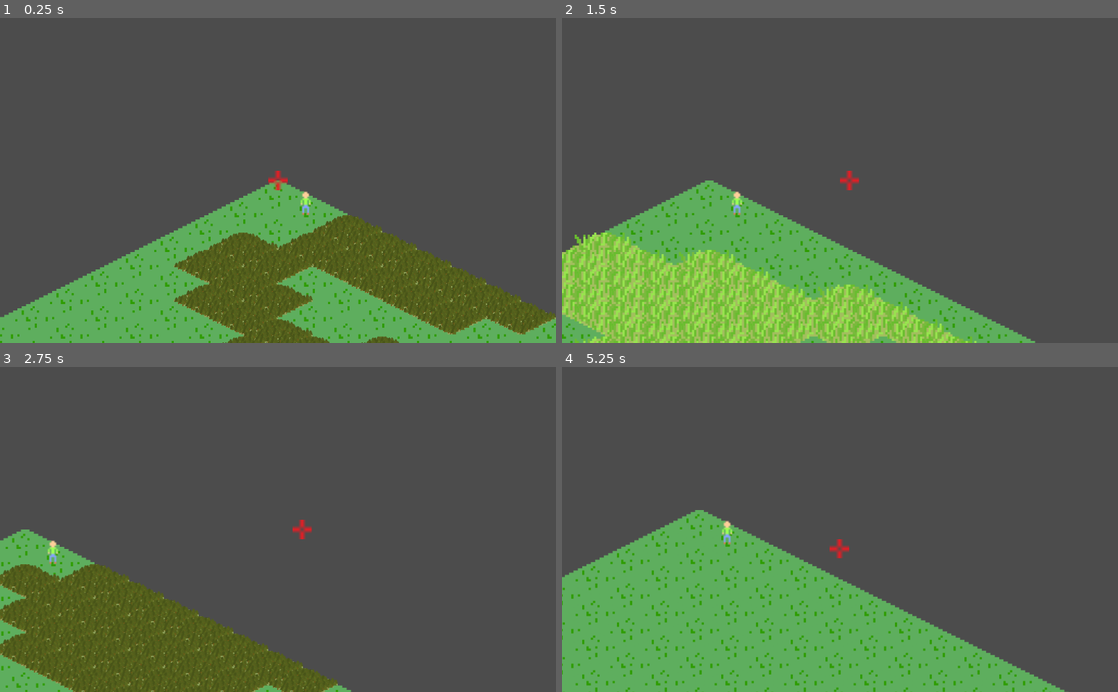
Above: before the commit, frames 1-4 (two rows, left to right).
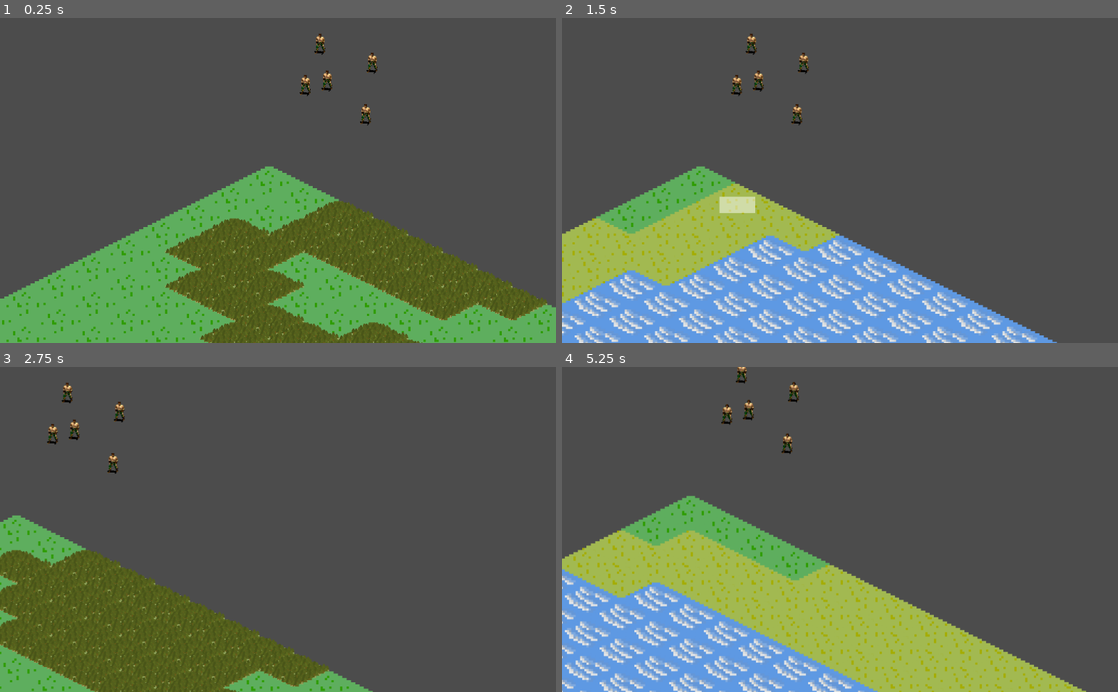
Above: after the commit, the same moments.

Repository: petervanderhook/IsometricTerrainGenerator
Game: Godot game, scene res://scenes/RootScene.tscn
Two runs of this game, one before a commit and one after it. Both use one fixed random seed, a clock stepped at 60 frames per second and the inputs below.
Inputs (mouse positions are in pixels of both pictures, inside the frame that each line leads up to):
- Up to frame 1 (0.25 s): no input
- Up to frame 2 (1.5 s): move the mouse to (962, 164) at 0.52 s; hold D (right) 0.53-1.25 s; click (962, 164) at 0.6 s; tap Space (space) at 0.8 s; drag from (728, 196) to (812, 245) at 1.27 s
- Up to frame 3 (2.75 s): move the mouse to (333, 458) at 2.02 s; hold D (right) from 2.03 s (still down); click (333, 458) at 2.1 s; tap Space (space) at 2.3 s
- Up to frame 4 (5.25 s): release D (right) at 2.75 s; drag from (812, 594) to (673, 480) at 2.77 s; move the mouse to (1006, 578) at 3.52 s; hold A (left) 3.53-4.25 s; tap ` (tilda) at 3.6 s; click (1006, 578) at 3.67 s; tap Space (space) at 3.8 s; drag from (673, 480) to (756, 448) at 4.27 s; move the mouse to (867, 529) at 5.02 s; hold S (down) from 5.03 s (still down); tap Mouse wheel up (wheel_up) at 5.1 s; click (867, 529) at 5.17 s

The runs differ from the first frame. In frame 1, 13% of the frame differs, in the area x 0-100%, y 4-100%; in frame 2, 28%; in frame 3, 6.2%; in frame 4, 32%, in the area x 0-95%, y 0-100%.

Commit message:
RTS game

Diff:
--- /dev/null
+++ b/models/citizen/BasicUnit.gd
@@ -0,0 +1,37 @@
+extends KinematicBody2D
+
+# Constants
+const IS_UNIT = true
+const IS_BUILDING = false
+
+# ONready Vars
+onready var navigator = get_parent().get_parent()
+onready var user_selected_light = $UserSelected
+
+
+
+
+var path := PoolVector2Array()
+var selected = false
+
+# Called when the node enters the scene tree for the first time.
+func _ready():
+	unselect()
+
+
+# Called every frame. 'delta' is the elapsed time since the previous frame.
+func _process(delta):
+	if Input.is_action_just_pressed("right_click") and selected:
+		print("Clicked")
+		var mouse_pos = get_global_mouse_position()
+		var current_pos = global_position
+		print(current_pos, mouse_pos)
+
+
+func select():
+	selected = true
+	user_selected_light.visible = true
+
+func unselect():
+	selected = false
+	user_selected_light.visible = false
--- /dev/null
+++ b/models/citizen/Player.tscn
@@ -0,0 +1,50 @@
+[gd_scene load_steps=20 format=2]
+
+[ext_resource path="res://models/citizen/New folder/7.png" type="Texture" id=1]
+[ext_resource path="res://models/citizen/BasicUnit.gd" type="Script" id=2]
+[ext_resource path="res://models/citizen/New folder/1.png" type="Texture" id=3]
+[ext_resource path="res://models/citizen/New folder/8.png" type="Texture" id=4]
+[ext_resource path="res://models/citizen/New folder/3.png" type="Texture" id=5]
+[ext_resource path="res://models/citizen/New folder/9.png" type="Texture" id=6]
+[ext_resource path="res://models/citizen/New folder/4.png" type="Texture" id=7]
+[ext_resource path="res://models/citizen/New folder/2.png" type="Texture" id=8]
+[ext_resource path="res://models/citizen/New folder/6.png" type="Texture" id=9]
+[ext_resource path="res://models/citizen/New folder/5.png" type="Texture" id=10]
+[ext_resource path="res://models/citizen/New folder/11.png" type="Texture" id=11]
+[ext_resource path="res://models/citizen/New folder/10.png" type="Texture" id=12]
+[ext_resource path="res://models/citizen/New folder/14.png" type="Texture" id=13]
+[ext_resource path="res://models/citizen/New folder/12.png" type="Texture" id=14]
+[ext_resource path="res://models/citizen/New folder/15.png" type="Texture" id=15]
+[ext_resource path="res://models/citizen/New folder/13.png" type="Texture" id=16]
+
+[sub_resource type="CircleShape2D" id=4]
+
+[sub_resource type="SphereMesh" id=3]
+
+[sub_resource type="SpriteFrames" id=2]
+animations = [ {
+"frames": [ ExtResource( 3 ), ExtResource( 8 ), ExtResource( 5 ), ExtResource( 7 ), ExtResource( 10 ), ExtResource( 9 ), ExtResource( 1 ), ExtResource( 4 ), ExtResource( 6 ), ExtResource( 12 ), ExtResource( 11 ), ExtResource( 14 ), ExtResource( 16 ), ExtResource( 13 ), ExtResource( 15 ), ExtResource( 15 ) ],
+"loop": true,
+"name": "default",
+"speed": 12.0
+} ]
+
+[node name="Unit" type="KinematicBody2D"]
+collision_layer = 2
+script = ExtResource( 2 )
+
+[node name="CollisionShape2D" type="CollisionShape2D" parent="."]
+position = Vector2( 0, -4 )
+shape = SubResource( 4 )
+
+[node name="UserSelected" type="MeshInstance2D" parent="."]
+modulate = Color( 0.192157, 0.223529, 1, 1 )
+position = Vector2( 0, -4 )
+scale = Vector2( 11.0122, 10.5054 )
+mesh = SubResource( 3 )
+
+[node name="AnimatedSprite" type="AnimatedSprite" parent="."]
+position = Vector2( 0, -21 )
+frames = SubResource( 2 )
+frame = 13
+playing = true
--- a/models/player/BasicUnit.gd
+++ /dev/null
@@ -1,20 +0,0 @@
-extends KinematicBody2D
-var selected = false
-
-# Declare member variables here. Examples:
-# var a = 2
-# var b = "text"
-
-
-
-# Called when the node enters the scene tree for the first time.
-func _ready():
-	selected = true
-
-
-# Called every frame. 'delta' is the elapsed time since the previous frame.
-func _process(delta):
-	if Input.is_action_just_pressed("right_click"):
-		print(position)
-		var mouse_pos = get_global_mouse_position()
-		print(mouse_pos)
--- a/models/player/Player.tscn
+++ /dev/null
@@ -1,20 +0,0 @@
-[gd_scene load_steps=4 format=2]
-
-[ext_resource path="res://models/player/player.png" type="Texture" id=1]
-[ext_resource path="res://models/player/BasicUnit.gd" type="Script" id=2]
-
-[sub_resource type="CircleShape2D" id=1]
-
-[node name="Unit" type="KinematicBody2D"]
-script = ExtResource( 2 )
-
-[node name="Player" type="Sprite" parent="."]
-position = Vector2( 0, -22 )
-scale = Vector2( 3, 3 )
-texture = ExtResource( 1 )
-
-[node name="CollisionShape2D" type="CollisionShape2D" parent="."]
-position = Vector2( 0, -4 )
-shape = SubResource( 1 )
-
-[node name="Navigation2D" type="Navigation2D" parent="."]
--- a/scenes/RootScene.tscn
+++ b/scenes/RootScene.tscn
@@ -1,11 +1,13 @@
-[gd_scene load_steps=17 format=2]
+[gd_scene load_steps=19 format=2]
 
 [ext_resource path="res://tiles/resources/world-tiles.tres" type="TileSet" id=1]
 [ext_resource path="res://scripts/TileMapManager.gd" type="Script" id=2]
 [ext_resource path="res://scripts/CameraScrollManual.gd" type="Script" id=3]
 [ext_resource path="res://models/crosshair/crosshair.png" type="Texture" id=4]
 [ext_resource path="res://scenes/RemoveLetters.gd" type="Script" id=5]
-[ext_resource path="res://models/player/Player.tscn" type="PackedScene" id=6]
+[ext_resource path="res://models/citizen/Player.tscn" type="PackedScene" id=6]
+[ext_resource path="res://scripts/InGameManager.gd" type="Script" id=7]
+[ext_resource path="res://scripts/DrawSelectionBox.gd" type="Script" id=8]
 
 [sub_resource type="OpenSimplexNoise" id=1]
 seed = 1470
@@ -53,9 +55,35 @@
 [sub_resource type="NoiseTexture" id=8]
 noise = SubResource( 7 )
 
-[node name="Node2D" type="Node2D"]
+[node name="Root" type="Node2D"]
+script = ExtResource( 7 )
 
-[node name="TileMap" type="TileMap" parent="."]
+[node name="Units" type="YSort" parent="."]
+
+[node name="Unit" parent="Units" instance=ExtResource( 6 )]
+position = Vector2( 77, -232 )
+collision_layer = 1
+
+[node name="Unit2" parent="Units" instance=ExtResource( 6 )]
+position = Vector2( 173, -197 )
+collision_layer = 1
+
+[node name="Unit3" parent="Units" instance=ExtResource( 6 )]
+position = Vector2( 90, -164 )
+collision_layer = 1
+
+[node name="Unit4" parent="Units" instance=ExtResource( 6 )]
+position = Vector2( 50, -156 )
+collision_layer = 1
+
+[node name="Unit5" parent="Units" instance=ExtResource( 6 )]
+position = Vector2( 161, -102 )
+collision_layer = 1
+
+[node name="ActiveGame" type="Node2D" parent="."]
+
+[node name="TileMap" type="TileMap" parent="ActiveGame"]
+position = Vector2( -16, -26 )
 mode = 1
 tile_set = ExtResource( 1 )
 cell_size = Vector2( 128, 64 )
@@ -63,59 +91,60 @@
 format = 1
 script = ExtResource( 2 )
 
-[node name="Camera Follow" type="Position2D" parent="."]
+[node name="Camera Follow" type="Position2D" parent="ActiveGame"]
+visible = false
 
-[node name="Sprite" type="Sprite" parent="Camera Follow"]
+[node name="Sprite" type="Sprite" parent="ActiveGame/Camera Follow"]
 scale = Vector2( 7.1, 7.1 )
 texture = ExtResource( 4 )
 
-[node name="Camera2D" type="Camera2D" parent="."]
+[node name="Camera2D" type="Camera2D" parent="ActiveGame"]
 rotating = true
 current = true
 script = ExtResource( 3 )
 
-[node name="Interface" type="Control" parent="Camera2D"]
+[node name="Interface" type="Control" parent="ActiveGame/Camera2D"]
 visible = false
 margin_left = -513.0
 margin_top = -302.0
 margin_right = -359.0
 margin_bottom = -278.0
 
-[node name="textinput" type="TextEdit" parent="Camera2D/Interface"]
+[node name="textinput" type="TextEdit" parent="ActiveGame/Camera2D/Interface"]
 margin_right = 189.0
 margin_bottom = 24.0
 text = "12141249124"
 script = ExtResource( 5 )
 
-[node name="Node2D" parent="." instance=ExtResource( 6 )]
-position = Vector2( 51, 64 )
+[node name="PerlinNoise" type="Node" parent="ActiveGame"]
 
-[node name="PerlinNoise" type="Node" parent="."]
-
-[node name="PerlinTerrain" type="Sprite" parent="PerlinNoise"]
+[node name="PerlinTerrain" type="Sprite" parent="ActiveGame/PerlinNoise"]
 visible = false
 position = Vector2( 510.75, 298.75 )
 scale = Vector2( 1.99316, 1.16504 )
 texture = SubResource( 2 )
 
-[node name="PerlinFields" type="Sprite" parent="PerlinNoise"]
+[node name="PerlinFields" type="Sprite" parent="ActiveGame/PerlinNoise"]
 visible = false
 position = Vector2( 776, 242 )
 texture = SubResource( 10 )
 
-[node name="PerlinTrees" type="Sprite" parent="PerlinNoise"]
+[node name="PerlinTrees" type="Sprite" parent="ActiveGame/PerlinNoise"]
 visible = false
 position = Vector2( 255, 256 )
 texture = SubResource( 4 )
 
-[node name="PerlinRivers" type="Sprite" parent="PerlinNoise"]
+[node name="PerlinRivers" type="Sprite" parent="ActiveGame/PerlinNoise"]
 visible = false
 position = Vector2( 454, 390 )
 scale = Vector2( 1.76953, 1.52344 )
 texture = SubResource( 6 )
 
-[node name="PerlinRocks" type="Sprite" parent="PerlinNoise"]
+[node name="PerlinRocks" type="Sprite" parent="ActiveGame/PerlinNoise"]
 visible = false
 position = Vector2( 454.5, 392.5 )
 scale = Vector2( 1.77148, 1.51367 )
 texture = SubResource( 8 )
+
+[node name="SelectNode" type="Node2D" parent="."]
+script = ExtResource( 8 )
--- /dev/null
+++ b/scripts/DrawSelectionBox.gd
@@ -0,0 +1,30 @@
+extends Node2D
+
+var drag_start = Vector2.ZERO
+var drag_end = Vector2.ZERO
+var dragging = false
+# Declare member variables here. Examples:
+# var a = 2
+# var b = "text"
+
+
+# Called when the node enters the scene tree for the first time.
+func _ready():
+	pass # Replace with function body.
+
+
+# Called every frame. 'delta' is the elapsed time since the previous frame.
+#func _process(delta):
+#	pass
+
+func _draw():
+	if dragging:
+		#print("Drawing from: ", drag_start, " to: ", drag_end - drag_start)
+		draw_rect(Rect2(drag_start, drag_end - drag_start), Color(1, 1, 1, .5), true)
+
+
+func update_status(start, end, drag):
+	drag_start = start
+	drag_end = end
+	dragging = drag
+	update()
--- /dev/null
+++ b/scripts/InGameManager.gd
@@ -0,0 +1,63 @@
+extends Node2D
+
+var dragging = false
+var selected = []
+var drag_start = Vector2.ZERO
+var select_rect = RectangleShape2D.new()
+const terrain_ids = [1358, 1374]
+
+onready var select_draw = find_node("SelectNode")
+
+# Declare member variables here. Examples:
+# var a = 2
+# var b = "text"
+
+
+# Called when the node enters the scene tree for the first time.
+func _ready():
+	pass # Replace with function body.
+
+
+# Called every frame. 'delta' is the elapsed time since the previous frame.
+func _process(delta):
+	pass
+
+func _unhandled_input(event):
+	if event is InputEventMouseButton and event.button_index == BUTTON_LEFT:
+		# Just clicked the button, potentially start dragging.
+		if event.pressed:
+			for unit in selected:
+				if not unit.collider in $Units.get_children():
+					continue
+				unit.collider.unselect()
+			selected = []
+			drag_start = get_global_mouse_position()
+			dragging = true
+		elif dragging:
+			dragging = false
+			var drag_end = get_global_mouse_position()
+			select_draw.update_status(drag_start, drag_end, dragging)
+			select_rect.extents = (drag_end - drag_start) / 2
+			var space = get_world_2d().direct_space_state
+			var space_query = Physics2DShapeQueryParameters.new()
+			space_query.set_shape(select_rect)
+			space_query.transform = Transform2D(0, (drag_end + drag_start)/2)
+			print("S: ", drag_start, " E:", drag_end)
+			print((select_rect.get_extents()[0]*2), " ", (select_rect.get_extents()[1]*2))
+			selected = space.intersect_shape(space_query)
+			var updated_selected = []
+			print ($Units.get_children())
+			for unit in selected:
+				if not unit.collider in $Units.get_children():
+					continue
+				print(unit.collider_id, unit)
+				if unit.collider.IS_UNIT:
+					unit.collider.select()
+				updated_selected.append(unit)
+			selected = updated_selected
+
+	if dragging:
+		#print("Dragging")
+		if event is InputEventMouseMotion:
+			#print("Moving")
+			select_draw.update_status(drag_start, get_global_mouse_position(), dragging)
--- a/scripts/TileMapManager.gd
+++ b/scripts/TileMapManager.gd
@@ -111,7 +111,7 @@
 	time = 0
 	time_to_wait = 0.0
 	rng.randomize()
-	seed_input = get_parent().find_node("textinput")
+	seed_input =get_parent().find_node("textinput")
 	seed_input.text = str(global_seed)
 	init_world()
 
@@ -189,13 +189,13 @@
 	var valid_rock_tile
 	var valid_fish_tile
 	var valid_field_tile
-	if value < -0.55:
+	if value < -0.15:
 		tile_num = 1
-		if value < -0.6:
+		if value < -0.3:
 			tile_num = 0
 	else:
 		tile_num = 2
-		if value > -0.5:
+		if value > -0.05:
 			valid_rock_tile = true
 			valid_field_tile = true
 			valid_tree_tile = true
--- a/tiles/resources/world-tiles.tres
+++ b/tiles/resources/world-tiles.tres
@@ -15,17 +15,33 @@
 [sub_resource type="ConvexPolygonShape2D" id=2]
 points = PoolVector2Array( 128, 32, 64, 64, 0, 32, 64, 0, 64, 0 )
 
+[sub_resource type="NavigationPolygon" id=8]
+vertices = PoolVector2Array( 64, 0, 64, 0, 0, 32, 64, 64, 128, 32 )
+polygons = [ PoolIntArray( 0, 1, 2, 3, 4 ) ]
+
 [sub_resource type="ConvexPolygonShape2D" id=3]
 points = PoolVector2Array( 128, 32, 64, 64, 0, 32, 64, 0, 64, 0 )
 
+[sub_resource type="NavigationPolygon" id=9]
+vertices = PoolVector2Array( 64, 0, 64, 0, 0, 32, 64, 64, 128, 32 )
+polygons = [ PoolIntArray( 0, 1, 2, 3, 4 ) ]
+
 [sub_resource type="ConvexPolygonShape2D" id=4]
 points = PoolVector2Array( 128, 32, 64, 64, 0, 32, 64, 0, 64, 0 )
+
+[sub_resource type="NavigationPolygon" id=10]
+vertices = PoolVector2Array( 64, 0, 64, 0, 0, 32, 64, 64, 128, 32 )
+polygons = [ PoolIntArray( 0, 1, 2, 3, 4 ) ]
 
 [sub_resource type="ConvexPolygonShape2D" id=5]
 points = PoolVector2Array( 64, 0, 128, 32, 64, 64, 0, 32, 64, 0, 64, 0 )
 
 [sub_resource type="ConvexPolygonShape2D" id=6]
 points = PoolVector2Array( 64, 0, 128, 32, 64, 64, 0, 32, 64, 0, 64, 0 )
+
+[sub_resource type="NavigationPolygon" id=11]
+vertices = PoolVector2Array( 64, 0, 64, 0, 0, 32, 64, 64, 128, 32 )
+polygons = [ PoolIntArray( 0, 1, 2, 3, 4 ) ]
 
 [sub_resource type="ConvexPolygonShape2D" id=7]
 points = PoolVector2Array( 128, 32, 64, 64, 0, 32, 64, 0, 64, 0 )
@@ -81,6 +97,7 @@
 2/tile_mode = 0
 2/occluder_offset = Vector2( 64, 64 )
 2/navigation_offset = Vector2( 64, 64 )
+2/navigation = SubResource( 8 )
 2/shape_offset = Vector2( 0, 0 )
 2/shape_transform = Transform2D( 1, 0, 0, 1, 0, 0 )
 2/shape = SubResource( 3 )
@@ -102,6 +119,7 @@
 3/tile_mode = 0
 3/occluder_offset = Vector2( 64, 64 )
 3/navigation_offset = Vector2( 64, 64 )
+3/navigation = SubResource( 9 )
 3/shape_offset = Vector2( 0, 0 )
 3/shape_transform = Transform2D( 1, 0, 0, 1, 0, 0 )
 3/shape = SubResource( 4 )
@@ -123,6 +141,7 @@
 4/tile_mode = 0
 4/occluder_offset = Vector2( 64, 64 )
 4/navigation_offset = Vector2( 64, 64 )
+4/navigation = SubResource( 10 )
 4/shape_offset = Vector2( 0, 0 )
 4/shape_transform = Transform2D( 1, 0, 0, 1, 0, 0 )
 4/shape = SubResource( 5 )
@@ -165,6 +184,7 @@
 6/tile_mode = 0
 6/occluder_offset = Vector2( 64, 64 )
 6/navigation_offset = Vector2( 64, 64 )
+6/navigation = SubResource( 11 )
 6/shape_offset = Vector2( 0, 0 )
 6/shape_transform = Transform2D( 1, 0, 0, 1, 0, 0 )
 6/shape = SubResource( 7 )
Binary file added: models/citizen/New folder/1.png
Not shown, added: models/citizen/New folder/1.png.import
Binary file added: models/citizen/New folder/10.png
Not shown, added: models/citizen/New folder/10.png.import
Binary file added: models/citizen/New folder/11.png
Not shown, added: models/citizen/New folder/11.png.import
Binary file added: models/citizen/New folder/12.png
Not shown, changed: models/citizen/New folder/12.png.import
Binary file added: models/citizen/New folder/13.png
Not shown, added: models/citizen/New folder/13.png.import
Binary file added: models/citizen/New folder/14.png
Not shown, added: models/citizen/New folder/14.png.import
(and 24 more such lines)
